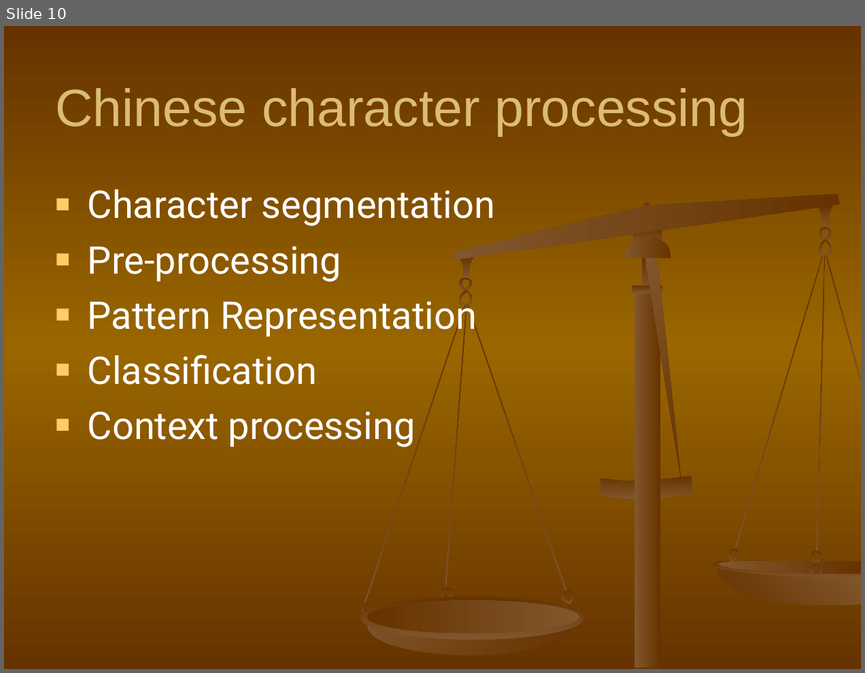
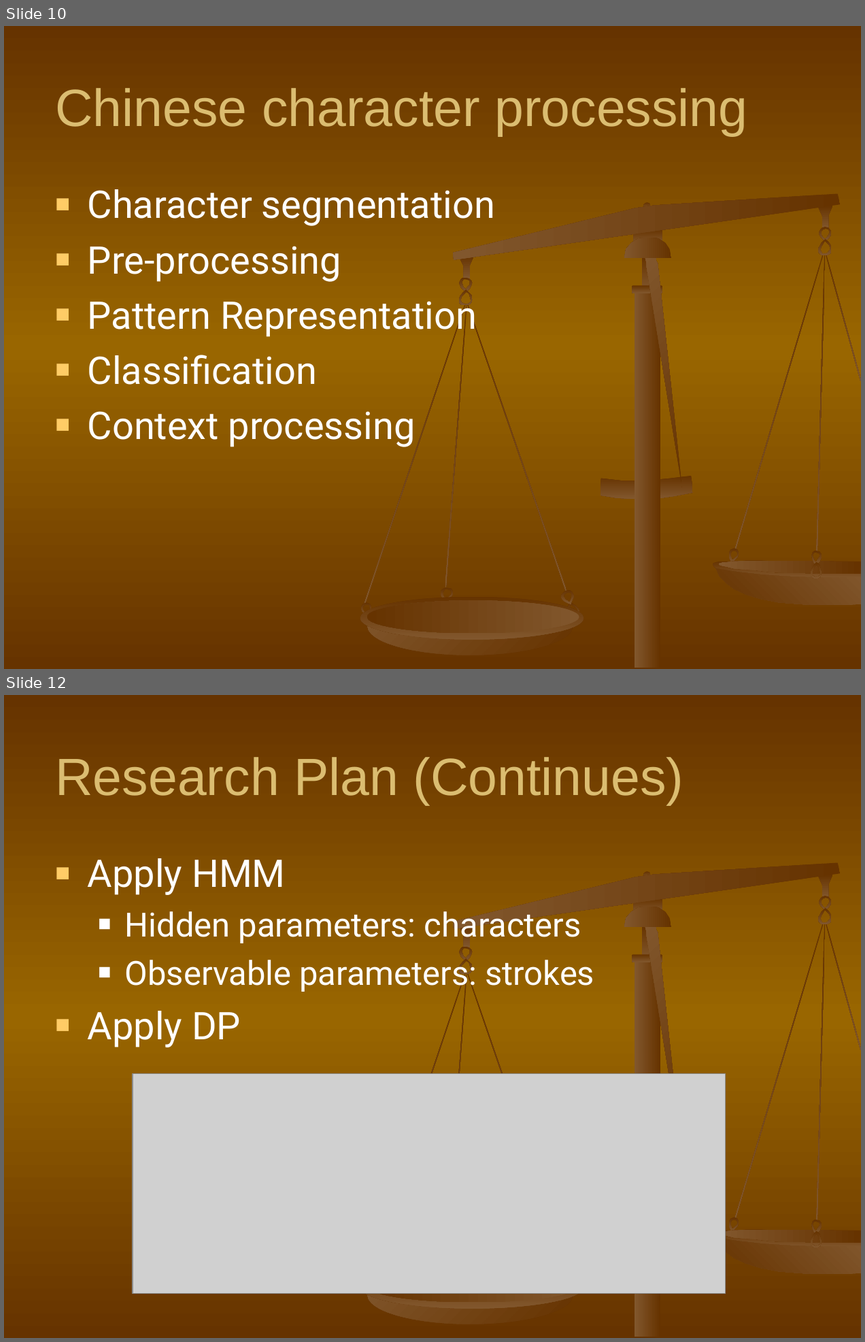
Before and after one commit to shaileshBhokare/honours, a slide deck: ITN100/Assignment/Presentation/presentation.ppt. Shown one above the other, each under a label of ours: slide 10 before the commit, slides 10 and 12 after it; the slides between them are not shown. The pictures are 865x673 and 865x1342 pixels, drawn with LibreOffice and Linux fonts; fonts in the diff are those of the drawing; grey boxes stand for pictures. Boxes give left, top, right and bottom in pixels: in the first picture for what was removed or moved away, otherwise in the second. Text is boxed around its words. In the diff, an @@ line names an element or a change of style, - is before the commit and + after.

```diff
--- a/ITN100/Assignment/Presentation/presentation.ppt
+++ b/ITN100/Assignment/Presentation/presentation.ppt
@@ slide 12 added at (x1=4, y1=695, x2=861, y2=1338), background gradient #663300 to #996600; not listed: 29 template elements that a slide beside it also shows @@
@@ title added at (x1=55, y1=757, x2=684, y2=805), 44 pt, text #DBBD71 @@
+Research Plan (Continues)
@@ text added at (x1=88, y1=858, x2=594, y2=1047), 28 pt, text #FFFFFF @@
+■ Apply HMM
+  ■ Hidden parameters: characters
+  ■ Observable parameters: strokes
+■ Apply DP
@@ picture added at (x1=133, y1=1074, x2=725, y2=1293) @@
```
Also in this commit, not shown: 4 slides changed, 1 other slide added, 3 slides removed, 1 other file.
